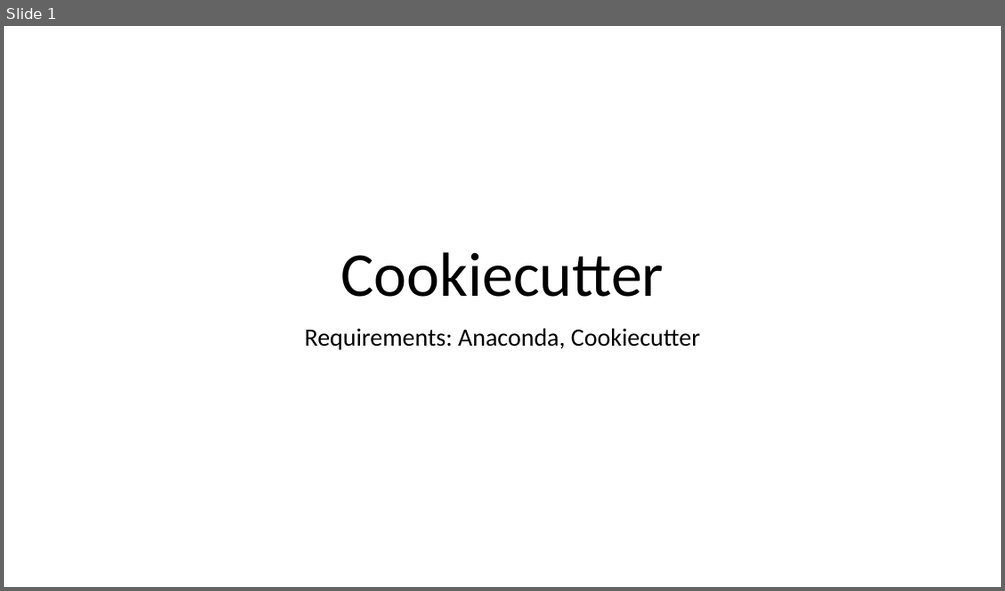
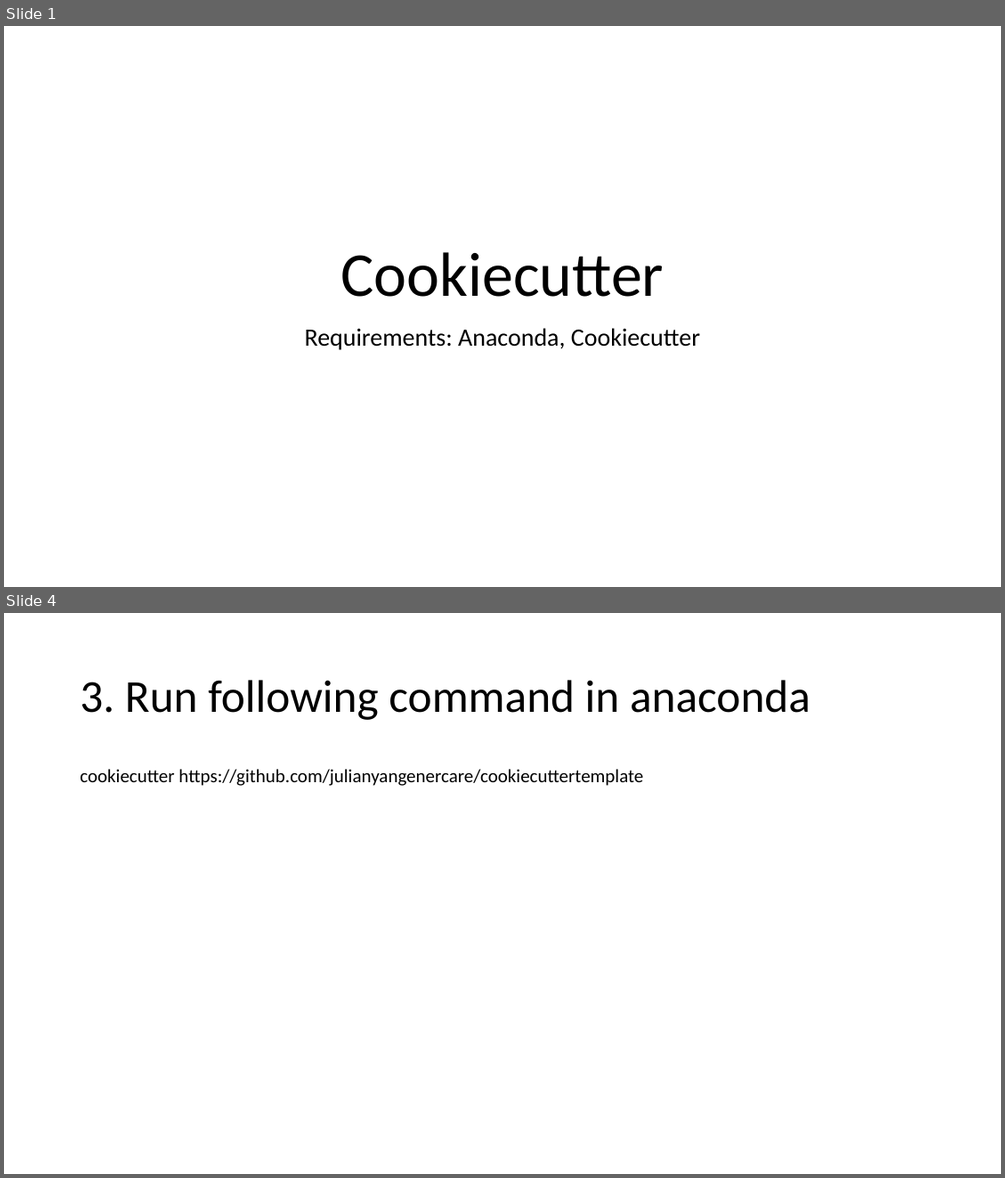
Before and after one commit to julianyangenercare/cookiecuttertemplate, a slide deck: Use Cookiecutter to start your projects.pptx. Shown one above the other, each under a label of ours: slide 1 before the commit, slides 1 and 4 after it; the slides between them are not shown. The pictures are 1005x591 and 1005x1178 pixels, drawn with LibreOffice and Linux fonts; fonts in the diff are those of the drawing. Boxes give left, top, right and bottom in pixels: in the first picture for what was removed or moved away, otherwise in the second. Text is boxed around its words. In the diff, an @@ line names an element or a change of style, - is before the commit and + after.

```diff
--- a/Use Cookiecutter to start your projects.pptx
+++ b/Use Cookiecutter to start your projects.pptx
@@ slide 4 added at [4, 613, 1001, 1174], background #FFFFFF @@
@@ title added at [80, 680, 810, 720], 44 pt, text #000000 @@
+3. Run following command in anaconda
@@ text added at [80, 769, 643, 786], 18 pt, text #000000 @@
+cookiecutter https://github.com/julianyangenercare/cookiecuttertemplate
```
Also in this commit, not shown: 5 other slides added, 3 slides removed, 1 other file.
